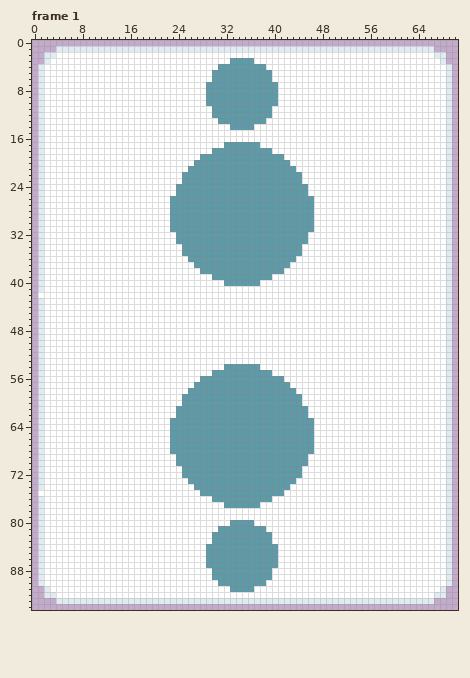
Pixel-art file: dev/spritesheets/enhancementatlas.aseprite. That is the earlier state.
71x95 pixels, 12 frames. Colours within 5 levels of each other are drawn and written as one. Shown: frame 1. The commit also changed other frames, which this record leaves out.
New version:
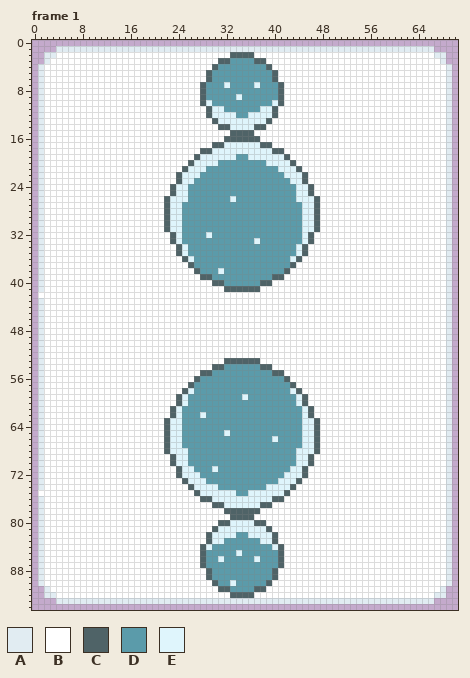
Palette (. is transparent): A #e1ecf2  B #ffffff  C #4f6367  D #5b9baa  E #dff5fc
Diff:
Changed rows in their new state; - is an unchanged pixel.
Frame 1, layers "Layer 4", "Layer 2":
first column x 22:
 2 -----------CCCC-----------
 3 ---------CC----CC---------
 4 --------C--------C--------
 5 -------C----------C-------
 6 -------C----------C-------
 7 ------C---E----E---C------
 8 ------C------------C------
 9 ------C-----E------C------
10 ------CE----------EC------
11 -------CEE------EEC-------
12 -------CEEEE--EEEEC-------
13 --------CEEEEEEEEC--------
14 ---------CCEEEECC---------
15 -----------CCCC-----------
16 ----------CCCCCC----------
17 --------CCEEEEEECC--------
18 ------CCEEEEEEEEEECC------
19 -----CEEEEEE--EEEEEEC-----
20 ----CEEEE--------EEEEC----
21 ---CEEE------------EEEC---
22 --CEEE--------------EEEC--
23 --CEE----------------EEC--
24 -CEE------------------EEC-
25 -CEE------------------EEC-
26 CEEE-------E----------EEEC
27 CEE--------------------EEC
28 CEE--------------------EEC
29 CEE--------------------EEC
30 CEE--------------------EEC
31 CEE--------------------EEC
32 -CE----E---------------EC-
33 -CE------------E-------EC-
34 --CE------------------EC--
35 --CE------------------EC--
36 ---CE----------------EC---
37 ----C----------------C----
38 -----C---E----------C-----
39 ------CC----------CC------
40 --------CC------CC--------
41 ----------CCCCCC----------
first column x 22:
53 ----------CCCCCC----------
54 --------CC------CC--------
55 ------CC----------CC------
56 -----C--------------C-----
57 ----C----------------C----
58 ---CE----------------EC---
59 --CE---------E--------EC--
60 --CE------------------EC--
61 -CE--------------------EC-
62 -CE---E----------------EC-
63 CEE--------------------EEC
64 CEE--------------------EEC
65 CEE-------E------------EEC
66 CEE---------------E----EEC
67 CEE--------------------EEC
68 CEEE------------------EEEC
69 -CEE------------------EEC-
70 -CEE------------------EEC-
71 --CEE---E------------EEC--
72 --CEEE--------------EEEC--
73 ---CEEE------------EEEC---
74 ----CEEEE--------EEEEC----
75 -----CEEEEEE--EEEEEEC-----
76 ------CCEEEEEEEEEECC------
77 --------CCEEEEEECC--------
78 ----------CCCCCC----------
79 -----------CCCC-----------
80 ---------CCEEEECC---------
81 --------CEEEEEEEEC--------
82 -------CEEEE--EEEEC-------
83 -------CEE------EEC-------
84 ------CE----------EC------
85 ------C-----E------C------
86 ------C--E-----E---C------
87 ------C------------C------
88 -------C----------C-------
89 -------C----------C-------
90 --------C--E-----C--------
91 ---------CC----CC---------
92 -----------CCCC-----------
Where, in picture pixels (left, top, right, bottom), the same in both pictures:
changed: (164, 52, 320, 292)
changed: (164, 358, 320, 598)
